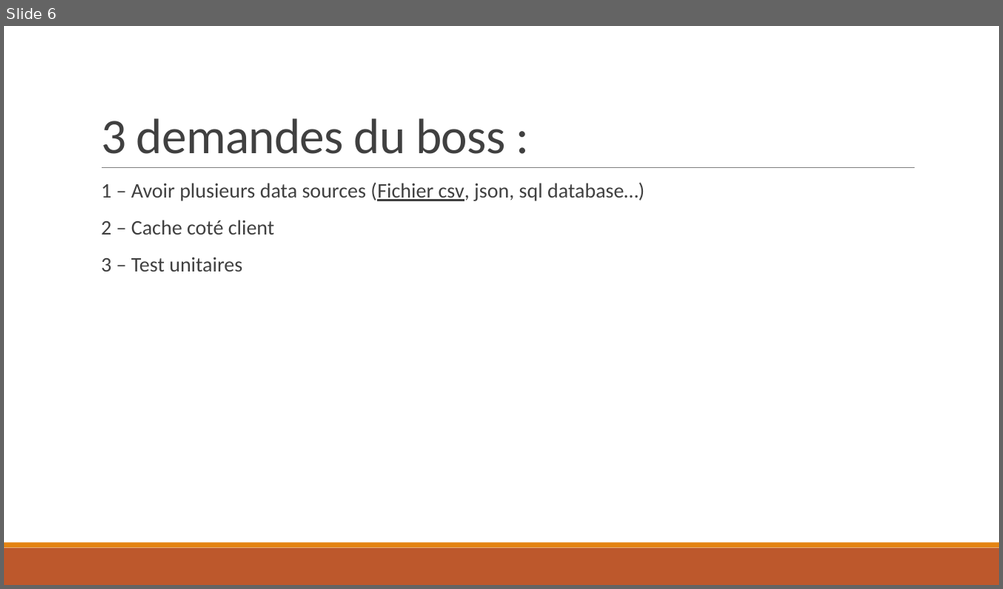
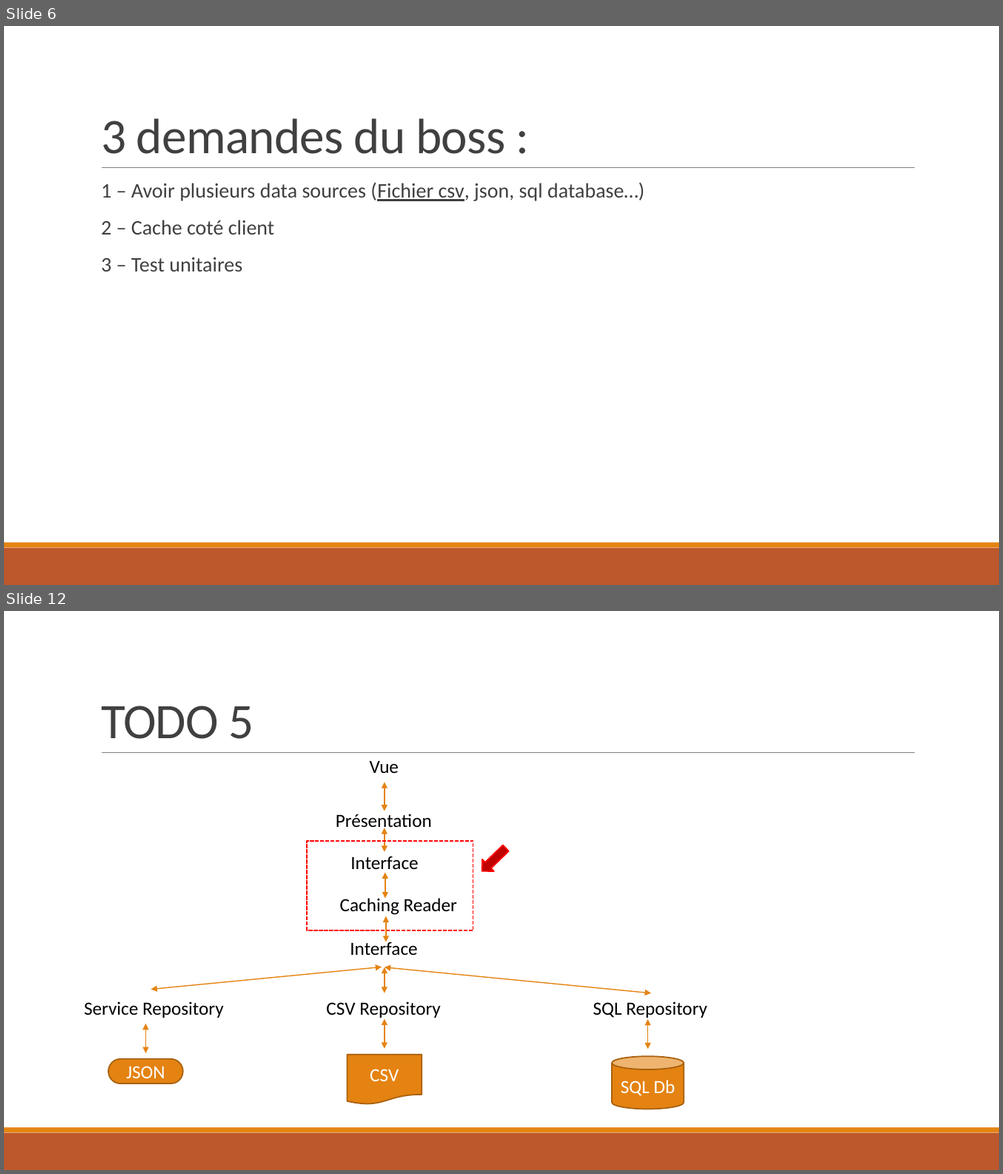
Before and after one commit to Sybaris-Classroom/Exercices, a slide deck: DependencyInjection/Exercice DependencyInjection.pptx. Shown one above the other, each under a label of ours: slide 6 before the commit, slides 6 and 12 after it; the slides between them are not shown. The pictures are 1003x589 and 1003x1174 pixels, drawn with LibreOffice and Linux fonts; fonts in the diff are those of the drawing. Boxes give left, top, right and bottom in pixels: in the first picture for what was removed or moved away, otherwise in the second. Text is boxed around its words. In the diff, an @@ line names an element or a change of style, - is before the commit and + after.

```diff
--- a/DependencyInjection/Exercice DependencyInjection.pptx
+++ b/DependencyInjection/Exercice DependencyInjection.pptx
@@ slide 12 added at [4,611,999,1170], background #FFFFFF; not listed: 3 template elements that a slide beside it also shows @@
@@ title added at [101,706,254,739], 48 pt, text #404040 @@
+TODO 5
@@ text added at [370,760,398,773], 18 pt, text #000000 @@
+Vue
@@ double arrow added from (384, 783) to (384, 811), #E48312 1 pt @@
@@ text added at [336,814,432,832], 18 pt, text #000000 @@
+Présentation
@@ double arrow added from (384, 828) to (384, 852), #E48312 1 pt @@
@@ rectangle added at [307,841,472,931], outline #FF0000 1.25 pt dashed @@
@@ down arrow added at [476,842,511,877], fill #C00000, outline #FF0000 1.25 pt @@
@@ text added at [350,856,418,874], 18 pt, text #000000 @@
+Interface
@@ double arrow added from (385, 873) to (385, 898), #E48312 1 pt @@
@@ text added at [340,896,457,915], 18 pt, text #000000 @@
+Caching Reader
@@ double arrow added from (386, 916) to (386, 943), #E48312 1 pt @@
@@ text added at [350,940,417,955], 18 pt, text #000000 @@
+Interface
@@ double arrow added from (381, 968) to (151, 989), #E48312 1 pt @@
@@ double arrow added from (384, 968) to (384, 994), #E48312 1 pt @@
@@ double arrow added from (384, 968) to (651, 994), #E48312 1 pt @@
@@ text added at [84,1002,224,1018], 18 pt, text #000000 @@
+Service Repository
@@ text added at [326,1002,441,1020], 18 pt, text #000000 @@
+CSV Repository
@@ text added at [593,1002,707,1020], 18 pt, text #000000 @@
+SQL Repository
@@ double arrow added from (146, 1025) to (146, 1054), #E48312 1 pt @@
@@ double arrow added from (384, 1019) to (384, 1049), #E48312 1 pt @@
@@ double arrow added from (648, 1020) to (648, 1050), #E48312 1 pt @@
@@ pill shape added at [108,1059,183,1084], fill #E48312, outline #A9610D 1.25 pt, 18 pt, text #FFFFFF @@
+JSON
@@ flow chart document added at [347,1055,422,1105], fill #E48312, outline #A9610D 1.25 pt, 18 pt, text #FFFFFF @@
+CSV
@@ cylinder added at [612,1056,685,1110], fill #E48312, outline #A9610D 1.25 pt, 18 pt, text #FFFFFF @@
+SQL Db
```
Also in this commit, not shown: 1 slide changed, 5 other slides added.
